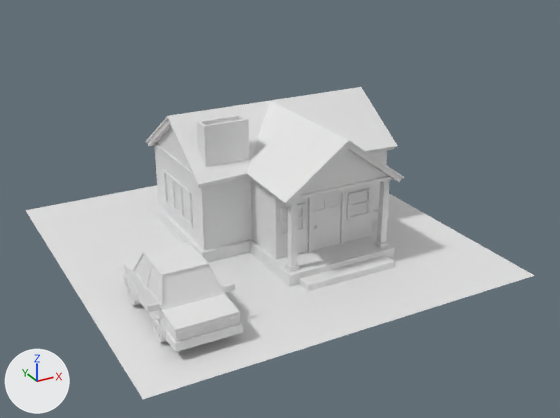
The FBX model Assets/3D Models/FWC/HouseLOD/house09_LOD.fbx: old version first, new version second.
The view is the same before and after, from a camera (50 mm lens) standing at (-1.27, -2.5, 1.36) and looking at (0.04, -0.12, 0.17). Lighting does not change. The marker at lower left points along +X, +Y and +Z. The picture after the commit comes second. Objects named as collision shapes, trigger or cutter boxes, shadow casters or lower levels of detail are left out. Vertices at exactly the same position are counted once.

The scene before the commit, as lines of its bpy script (objects in view):
```python
me_plane_040 = bpy.data.meshes.new('Plane.040')
me_plane_040.from_pydata(...)  # 1080 vertices, 947 faces; spans x -0.75..0.75, y -0.75..0.75, z 0.0..0.52
ob_house09_lod0 = bpy.data.objects.new('house09_LOD0', me_plane_040)
ob_house09_lod0.location = (0.0, 0.0, 0.0)
```
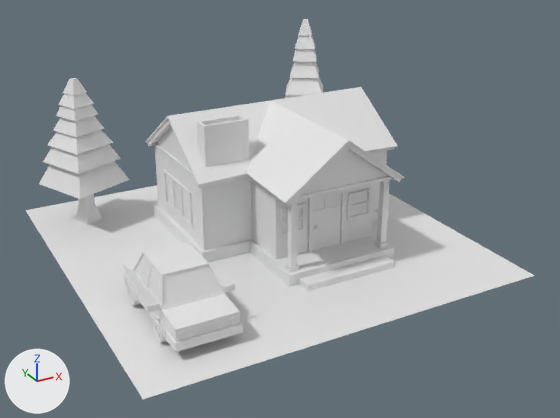
Where the newer file only moved an object's origin or applied its transform, the numbers keep the older frame.

What the commit changed:
me_plane_040 is used by ob_house09_lod0; location (0.0, 0.0, 0.0).
me_plane_040 had 1080 vertices, 947 faces and spanned x -0.75..0.75, y -0.75..0.75, z 0.0..0.52.
me_plane_040 now has 1216 vertices, 1123 faces and spans x -0.75..0.75, y -0.75..0.75, z 0.0..0.74.
me_plane_040 part 1: 68 vertices added at x -0.71..-0.36, y 0.35..0.7, z 0.0..0.61.
me_plane_040 part 2: 68 vertices added at x 0.38..0.71, y 0.4..0.73, z 0.0..0.74.

Where the change shows, as pixel boxes [x1, y1, x2, y2] in the pictures (560 x 418 px):
'house09_LOD0', reshaped (22% taller)
    before: [26, 87, 535, 399]
    after: [26, 19, 535, 399]
part 1 of me_plane_040, added
    after: [39, 78, 130, 225]
part 2 of me_plane_040, added
    after: [285, 19, 323, 98]
